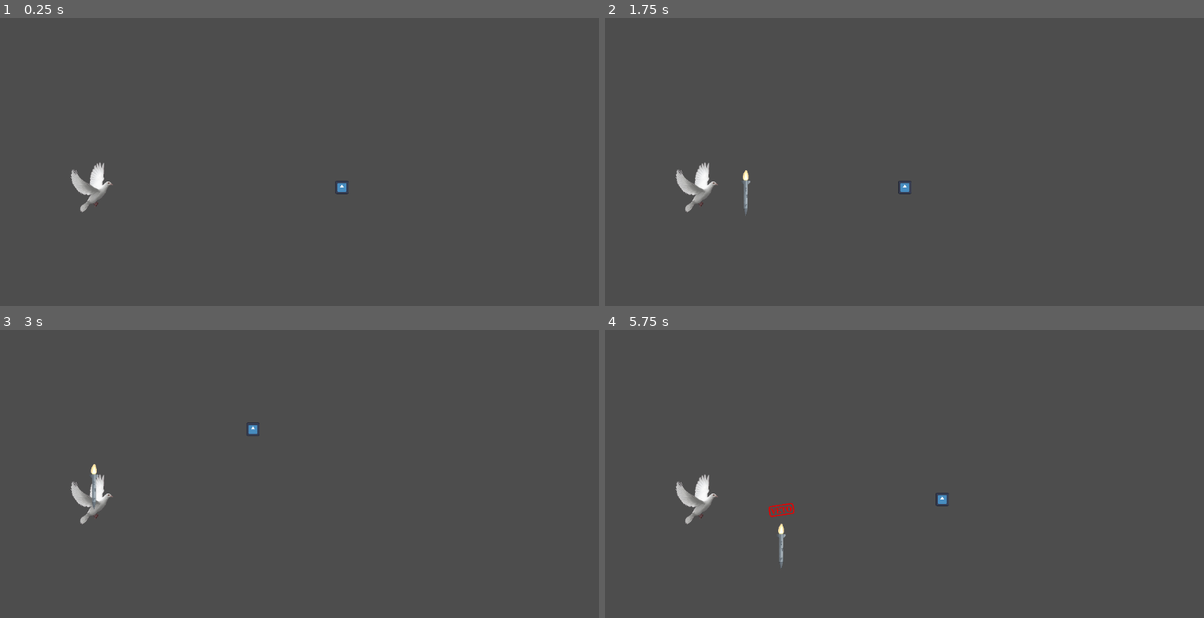
Above: before the commit, frames 1-4 (two rows, left to right).
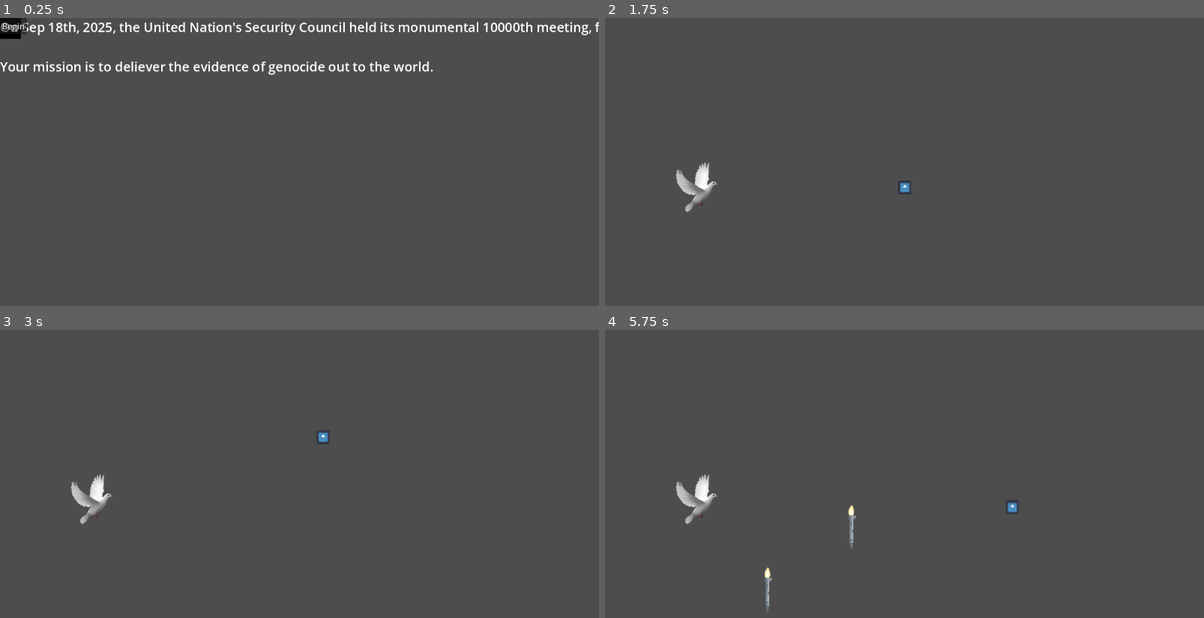
Above: after the commit, the same moments.

Repository: Cailihuashan/UNSC-Where-Is-Peace
Game: Godot game, scene res://scenes/start_screen.tscn
Two runs of this game, one before a commit and one after it. Both use one fixed random seed, a clock stepped at 60 frames per second and the inputs below. Before the commit the project starts from res://scenes/level_5.tscn. The engine's default icon, where the game draws it, is replaced by a stand-in: a white triangle on a blue panel in a dark square.
Inputs (mouse positions are in pixels of both pictures, inside the frame that each line leads up to):
- Up to frame 1 (0.25 s): no input
- Up to frame 2 (1.75 s): click (616, 26) at 0.5 s, where only the run after the commit has a clickable "Begin"; tap Enter at 1.25 s; hold Right (ui_right) from 1.28 s (still down)
- Up to frame 3 (3 s): release Right (ui_right) at 2.03 s; hold Down (ui_down) 2.03-2.78 s; hold Right (ui_right) from 2.78 s (still down)
- Up to frame 4 (5.75 s): release Right (ui_right) at 3.53 s; hold Up (ui_up) 3.53-4.28 s; hold Left (ui_left) from 4.28 s (still down)

The runs differ from the first frame. In frame 1, 3.4% of the frame differs, in the area x 0-100%, y 0-68%; in frame 2, 0.1%; in frame 3, 0.2%; in frame 4, 0.6%.

Commit message:
Created the starting and ending scene for the game and have it connected to the main

Diff:
--- a/project.godot
+++ b/project.godot
@@ -11,6 +11,6 @@
 [application]
 
 config/name="UNSC-Where's Peace"
-run/main_scene="uid://kaeh1b3uf0jn"
+run/main_scene="uid://dfp63321w15e7"
 config/features=PackedStringArray("4.5", "Forward Plus")
 config/icon="res://icon.svg"
--- /dev/null
+++ b/scenes/end_screen.tscn
@@ -0,0 +1,51 @@
+[gd_scene load_steps=2 format=3 uid="uid://cohf51wv24nra"]
+
+[ext_resource type="Script" uid="uid://do3rd8q35wnm4" path="res://scripts/end_screen.gd" id="1_kq7ac"]
+
+[node name="EndScreen" type="Control"]
+layout_mode = 3
+anchors_preset = 15
+anchor_right = 1.0
+anchor_bottom = 1.0
+grow_horizontal = 2
+grow_vertical = 2
+script = ExtResource("1_kq7ac")
+
+[node name="ColorRect" type="ColorRect" parent="."]
+layout_mode = 0
+offset_right = 40.0
+offset_bottom = 40.0
+color = Color(0, 0, 0, 1)
+
+[node name="Explanation" type="Label" parent="."]
+visible = false
+layout_mode = 0
+offset_right = 40.0
+offset_bottom = 23.0
+text = "A resolution requires 9 'For' votes and no vetoes from the 5 permanent members (China, France, Russia, UK, US).
+For: A vote in favor.
+Abstain: Not voting.
+Veto (Against): A permanent member votes no, failing the resolution."
+
+[node name="For countries" type="Label" parent="."]
+visible = false
+layout_mode = 0
+offset_right = 40.0
+offset_bottom = 23.0
+text = "VOTES FOR:
+China, Russia, France, United Kingdom, Algeria, Denmark, Greece, Guyana, Pakistan, Panama, South Korea, Sierra Leone, Slovenia, Somalia"
+
+[node name="Against countries" type="Label" parent="."]
+visible = false
+layout_mode = 0
+offset_right = 40.0
+offset_bottom = 23.0
+text = "VOTED AGAINST:
+United States"
+
+[node name="Vetoed" type="Label" parent="."]
+visible = false
+layout_mode = 0
+offset_right = 40.0
+offset_bottom = 23.0
+text = "VETOED"
--- a/scenes/level_5.tscn
+++ b/scenes/level_5.tscn
@@ -31,5 +31,6 @@
 wait_time = 5.0
 autostart = true
 
+[connection signal="body_entered" from="Goal" to="." method="_on_goal_body_entered"]
 [connection signal="timeout" from="MissileTimer" to="." method="_on_missile_timer_timeout"]
 [connection signal="timeout" from="VetoHandTimer" to="." method="_on_veto_hand_timer_timeout"]
--- a/scenes/missile.tscn
+++ b/scenes/missile.tscn
@@ -17,3 +17,5 @@
 [node name="CollisionShape2D" type="CollisionShape2D" parent="."]
 position = Vector2(-6, -11)
 shape = SubResource("CapsuleShape2D_6cx5e")
+
+[connection signal="body_entered" from="." to="." method="_on_body_entered"]
--- /dev/null
+++ b/scenes/start_screen.tscn
@@ -0,0 +1,35 @@
+[gd_scene load_steps=2 format=3 uid="uid://dfp63321w15e7"]
+
+[ext_resource type="Script" uid="uid://dkqwps7lefirn" path="res://scripts/start_screen.gd" id="1_tx5wa"]
+
+[node name="StartScreen" type="Control"]
+layout_mode = 3
+anchors_preset = 15
+anchor_right = 1.0
+anchor_bottom = 1.0
+grow_horizontal = 2
+grow_vertical = 2
+script = ExtResource("1_tx5wa")
+
+[node name="ColorRect" type="ColorRect" parent="."]
+layout_mode = 0
+offset_right = 40.0
+offset_bottom = 40.0
+color = Color(0, 0, 0, 1)
+
+[node name="Label" type="Label" parent="."]
+layout_mode = 0
+offset_right = 40.0
+offset_bottom = 23.0
+theme_override_font_sizes/font_size = 25
+text = "On Sep 18th, 2025, the United Nation's Security Council held its monumental 10000th meeting, for the sole purpose on the voting for an immediate ceasefire for the genocide that is happening in the Gaza Strip...
+
+Your mission is to deliever the evidence of genocide out to the world. "
+
+[node name="Button" type="Button" parent="."]
+layout_mode = 0
+offset_right = 8.0
+offset_bottom = 8.0
+text = "Begin"
+
+[connection signal="pressed" from="Button" to="." method="_on_button_pressed"]
--- a/scenes/veto_hand.tscn
+++ b/scenes/veto_hand.tscn
@@ -1,6 +1,7 @@
-[gd_scene load_steps=6 format=3 uid="uid://xwr4ymi536s4"]
+[gd_scene load_steps=7 format=3 uid="uid://xwr4ymi536s4"]
 
 [ext_resource type="Texture2D" uid="uid://40f1rkci78tk" path="res://assets/veto33-removebg-preview.png" id="1_1jpe0"]
+[ext_resource type="Script" uid="uid://durnwtg7lqlgw" path="res://scripts/veto_hand.gd" id="1_hgsgu"]
 
 [sub_resource type="RectangleShape2D" id="RectangleShape2D_hgsgu"]
 size = Vector2(255.15512, 104.37509)
@@ -44,6 +45,7 @@
 
 [node name="VetoHand" type="Area2D"]
 position = Vector2(-4, -3)
+script = ExtResource("1_hgsgu")
 
 [node name="Sprite2D" type="Sprite2D" parent="."]
 position = Vector2(0, 1)
@@ -58,3 +60,5 @@
 libraries = {
 &"": SubResource("AnimationLibrary_banei")
 }
+
+[connection signal="body_entered" from="." to="." method="_on_body_entered"]
--- /dev/null
+++ b/scripts/end_screen.gd
@@ -0,0 +1,16 @@
+extends Control
+
+
+# Called when the node enters the scene tree for the first time.
+func _ready() -> void:
+	await get_tree().create_timer(2.0).timeout
+	$Explanation.visible = true
+
+	await get_tree().create_timer(10.0).timeout
+	$"For countries".visible = true
+
+	await get_tree().create_timer(10.0).timeout
+	$"Against countries".visible = true
+
+	await get_tree().create_timer(5).timeout
+	$Vetoed.visible = true
--- a/scripts/level_5.gd
+++ b/scripts/level_5.gd
@@ -22,3 +22,8 @@
 	await play_hand.animation_finished
 
 	hand.queue_free()
+
+
+func _on_goal_body_entered(body: Node2D) -> void:
+	if body.is_in_group("player"):
+		get_tree().change_scene_to_file("res://scenes/end_screen.tscn")
--- a/scripts/missile.gd
+++ b/scripts/missile.gd
@@ -9,4 +9,5 @@
 
 
 func _on_body_entered(body: Node2D) -> void:
-	pass # Replace with function body.
+	if body.has_method("die"):
+		body.die()
--- a/scripts/player.gd
+++ b/scripts/player.gd
@@ -10,3 +10,6 @@
 	# Set velocity based on input and speed
 	velocity = direction * speed
 	move_and_slide()
+
+func die():
+	get_tree().reload_current_scene()
--- /dev/null
+++ b/scripts/start_screen.gd
@@ -0,0 +1,15 @@
+extends Control
+
+
+# Called when the node enters the scene tree for the first time.
+func _ready() -> void:
+	pass # Replace with function body.
+
+
+# Called every frame. 'delta' is the elapsed time since the previous frame.
+func _process(delta: float) -> void:
+	pass
+
+
+func _on_button_pressed() -> void:
+	get_tree().change_scene_to_file("res://scenes/level_5.tscn")
--- /dev/null
+++ b/scripts/veto_hand.gd
@@ -0,0 +1,16 @@
+extends Area2D
+
+
+# Called when the node enters the scene tree for the first time.
+func _ready() -> void:
+	pass # Replace with function body.
+
+
+# Called every frame. 'delta' is the elapsed time since the previous frame.
+func _process(delta: float) -> void:
+	pass
+
+
+func _on_body_entered(body: Node2D) -> void:
+	if body.has_method("die"):
+		body.die()
Not shown, added: scripts/end_screen.gd.uid
Not shown, added: scripts/start_screen.gd.uid
Not shown, added: scripts/veto_hand.gd.uid
